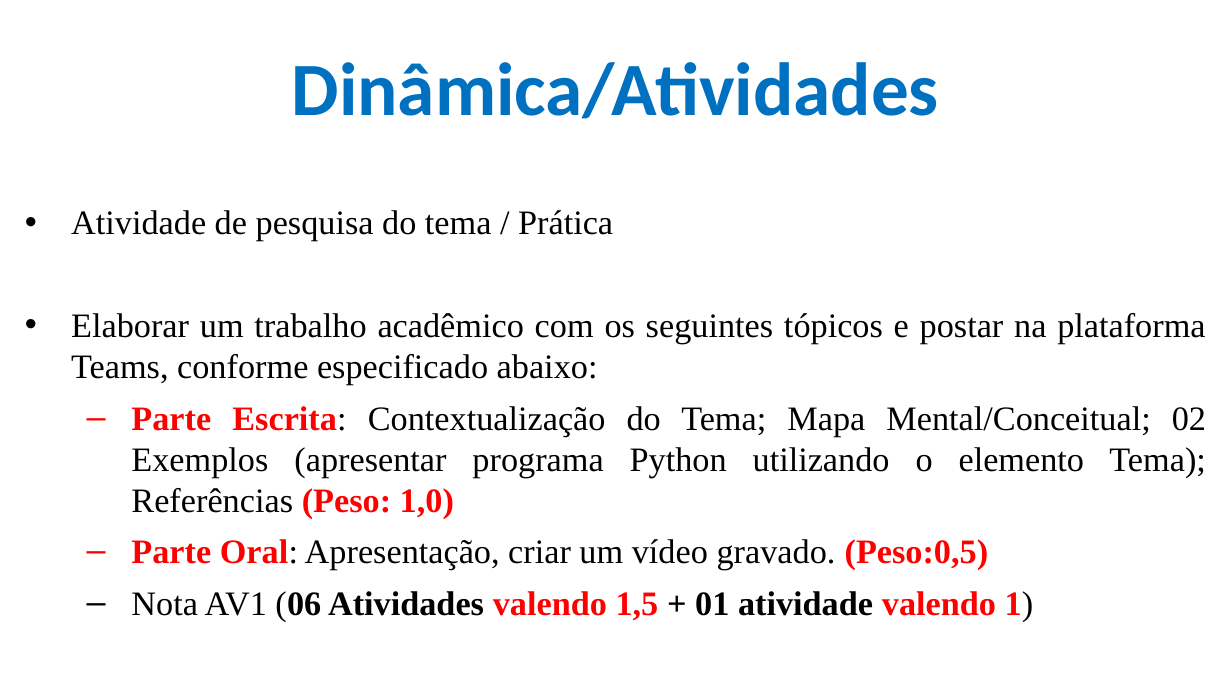
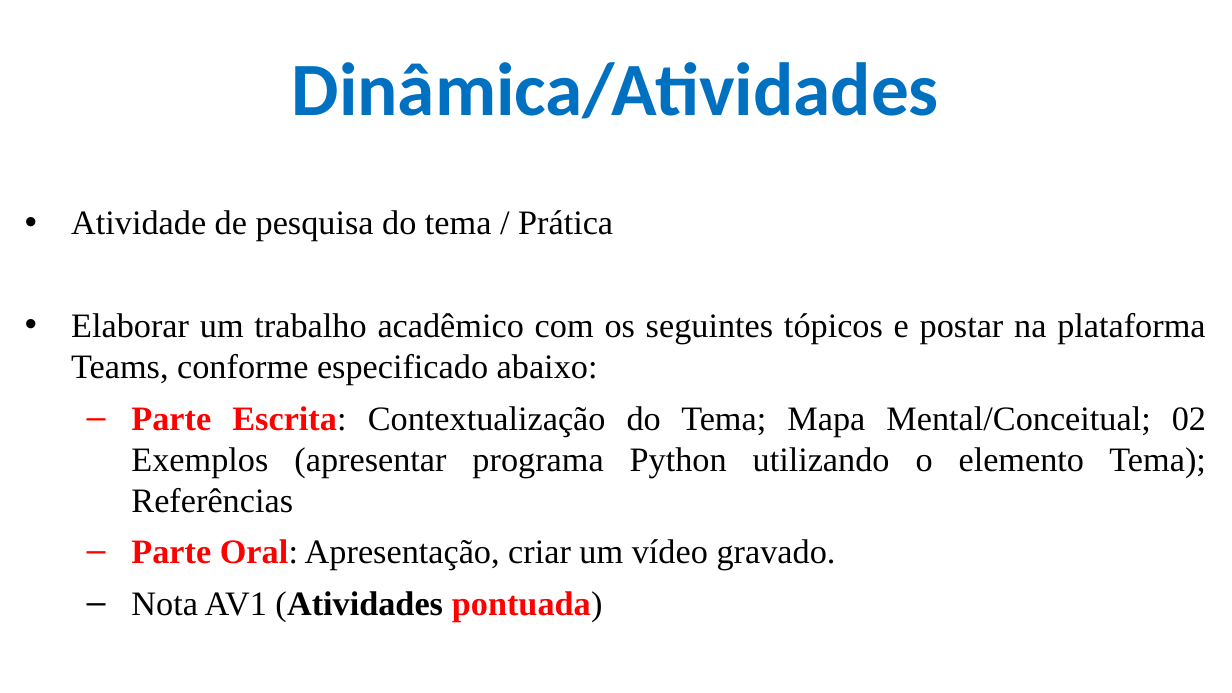
Before and after one commit to CloudEducationBrazil/WydenPythonParadigmas, a slide deck: slide 10 of 01 Classes/Aula 01 Programação Python.pptx. Drawn at 1232x693 pixels with LibreOffice and Linux fonts; fonts in the diff are those of the drawing; background and template pictures are left out. Boxes give left, top, right and bottom in pixels: in the first picture for what was removed or moved away, otherwise in the second. Text is boxed around its words. In the diff, an @@ line names an element or a change of style, - is before the commit and + after.

```diff
--- a/01 Classes/Aula 01 Programação Python.pptx
+++ b/01 Classes/Aula 01 Programação Python.pptx
@@ text at [131, 406, 1206, 622]: text changed @@
-  – Parte Escrita: Contextualização do Tema; Mapa Mental/Conceitual; 02 Exemplos (apresentar programa Python utilizando o elemento Tema); Referências (Peso: 1,0)
-  – Parte Oral: Apresentação, criar um vídeo gravado. (Peso:0,5)
-  – Nota AV1 (06 Atividades valendo 1,5 + 01 atividade valendo 1)
+  – Parte Escrita: Contextualização do Tema; Mapa Mental/Conceitual; 02 Exemplos (apresentar programa Python utilizando o elemento Tema); Referências
+  – Parte Oral: Apresentação, criar um vídeo gravado.
+  – Nota AV1 (Atividades pontuada)
```
Also in this commit, not shown: 1 other file.
